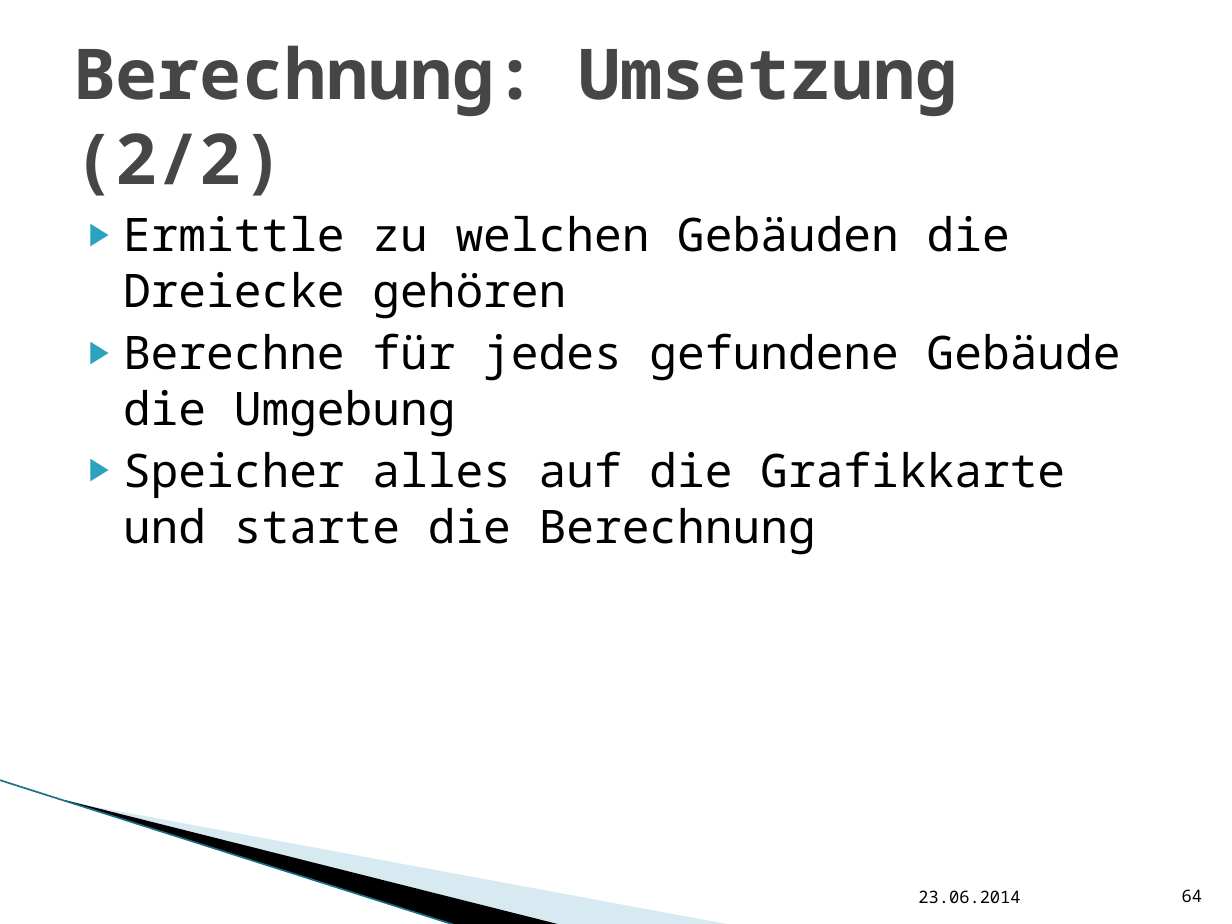
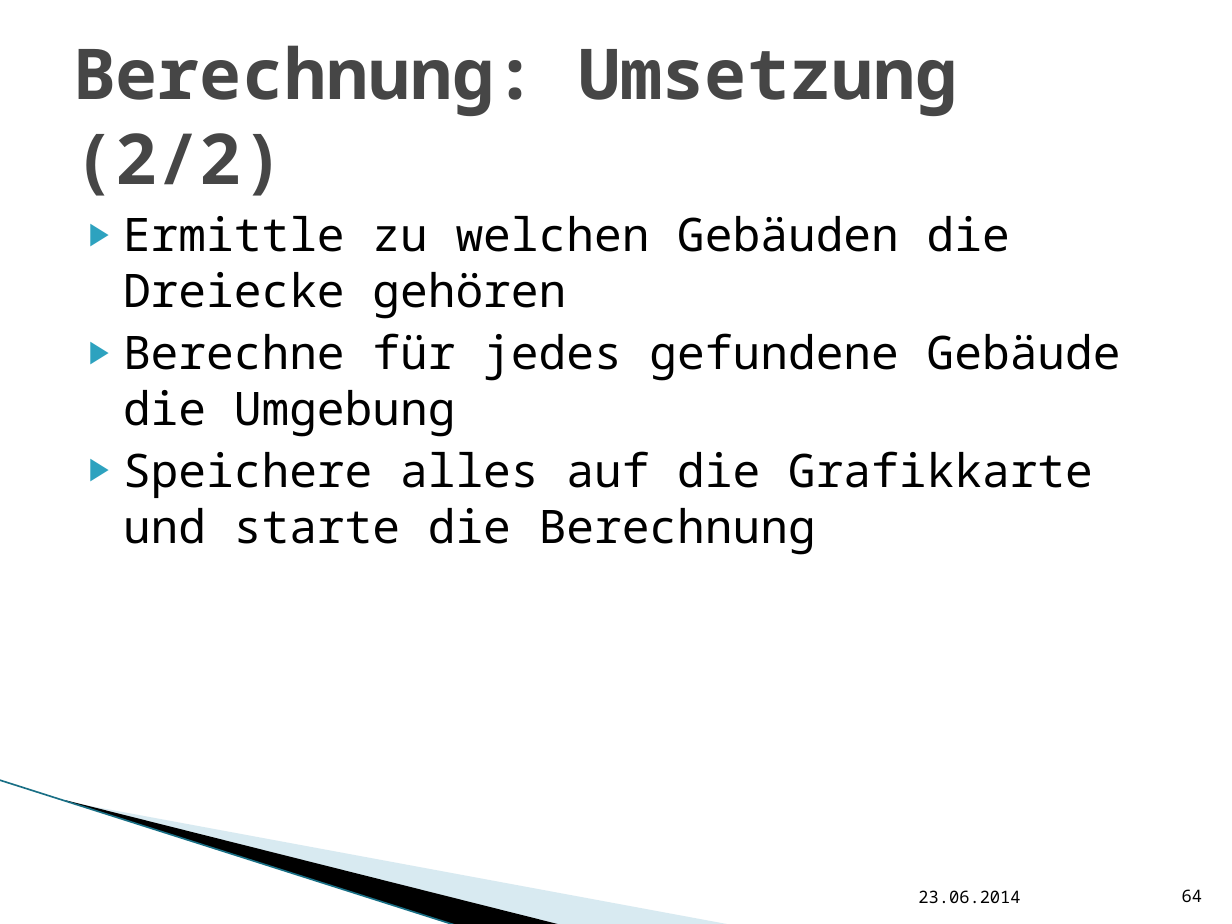
Before and after one commit to hft-swp/stuff, a slide deck: slide 64 of doku/präsentation nicht komplett/vCity-Präsentation.pptx. Drawn at 1232x924 pixels with LibreOffice and Linux fonts; fonts in the diff are those of the drawing; background and template pictures are left out. Boxes give left, top, right and bottom in pixels: in the first picture for what was removed or moved away, otherwise in the second. Text is boxed around its words. In the diff, an @@ line names an element or a change of style, - is before the commit and + after.

```diff
--- a/doku/präsentation nicht komplett/vCity-Präsentation.pptx
+++ b/doku/präsentation nicht komplett/vCity-Präsentation.pptx
@@ text at (123,451,1093,555): text changed @@
-▶ Speicher alles auf die Grafikkarte und starte die Berechnung
+▶ Speichere alles auf die Grafikkarte und starte die Berechnung
```
Also in this commit, not shown: 2 other slides changed.
